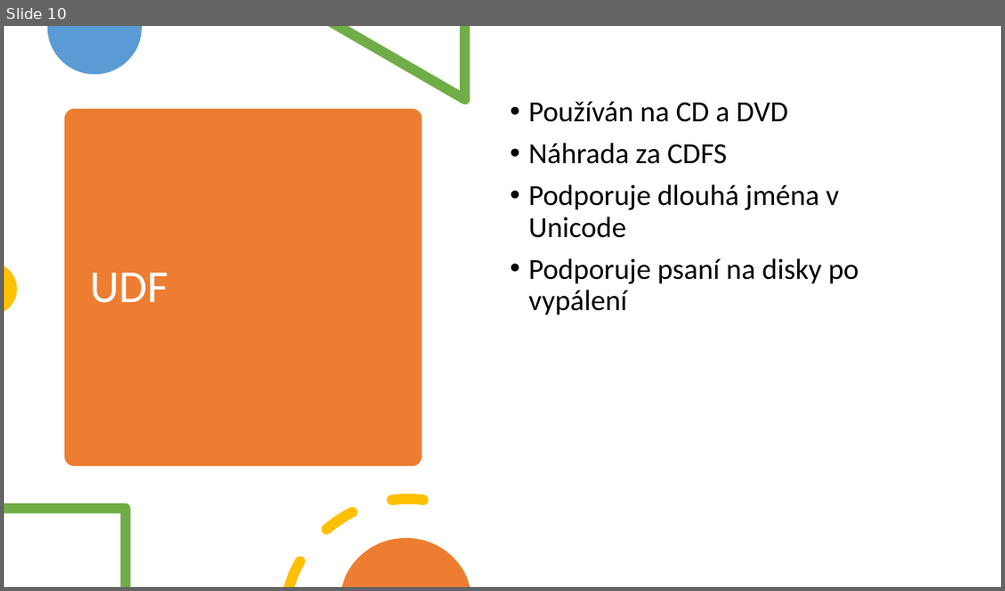
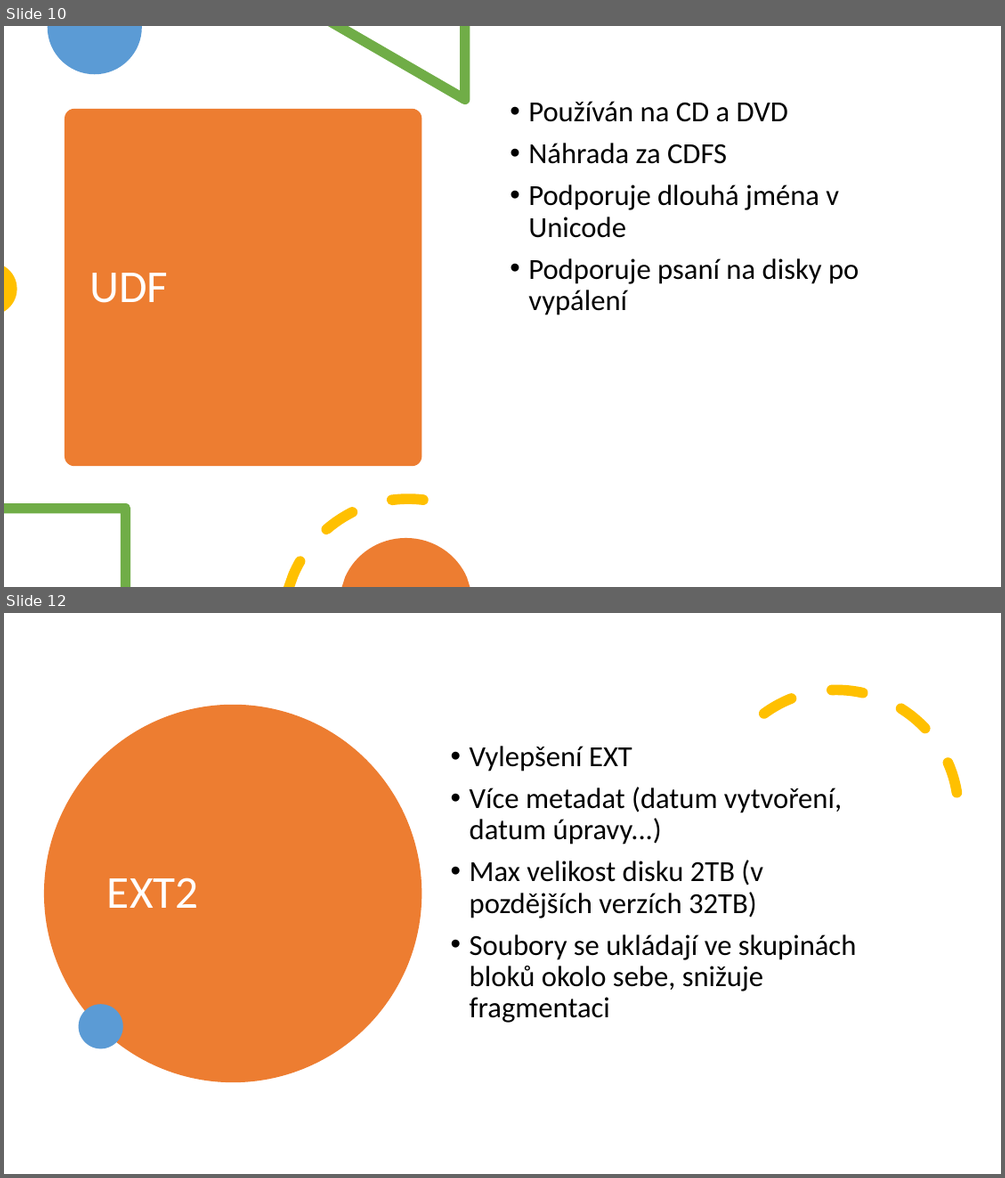
Before and after one commit to horvos/souborovesystemy, a slide deck: horvath.pptx. Shown one above the other, each under a label of ours: slide 10 before the commit, slides 10 and 12 after it; the slides between them are not shown. The pictures are 1005x591 and 1005x1178 pixels, drawn with LibreOffice and Linux fonts; fonts in the diff are those of the drawing. Boxes give left, top, right and bottom in pixels: in the first picture for what was removed or moved away, otherwise in the second. Text is boxed around its words. In the diff, an @@ line names an element or a change of style, - is before the commit and + after.

```diff
--- a/horvath.pptx
+++ b/horvath.pptx
@@ slide 12 added at box(4, 613, 1001, 1174), background #FFFFFF @@
@@ arc (boxed as its full ellipse) added at box(670, 645, 1001, 979), outline #FFC000 10 pt dashed @@
@@ ellipse added at box(44, 705, 421, 1082), fill #ED7D31 @@
@@ text added at box(469, 746, 857, 1022), 28 pt, text #000000 @@
+• Vylepšení EXT
+• Více metadat (datum vytvoření, datum úpravy...)
+• Max velikost disku 2TB (v pozdějších verzích 32TB)
+• Soubory se ukládají ve skupinách bloků okolo sebe, snižuje fragmentaci
@@ title added at box(107, 877, 199, 908), 44 pt, text #FFFFFF @@
+EXT2
@@ ellipse added at box(79, 1004, 123, 1049), fill #5B9BD5 @@
```
Also in this commit, not shown: 2 slides changed, 3 other slides added.
